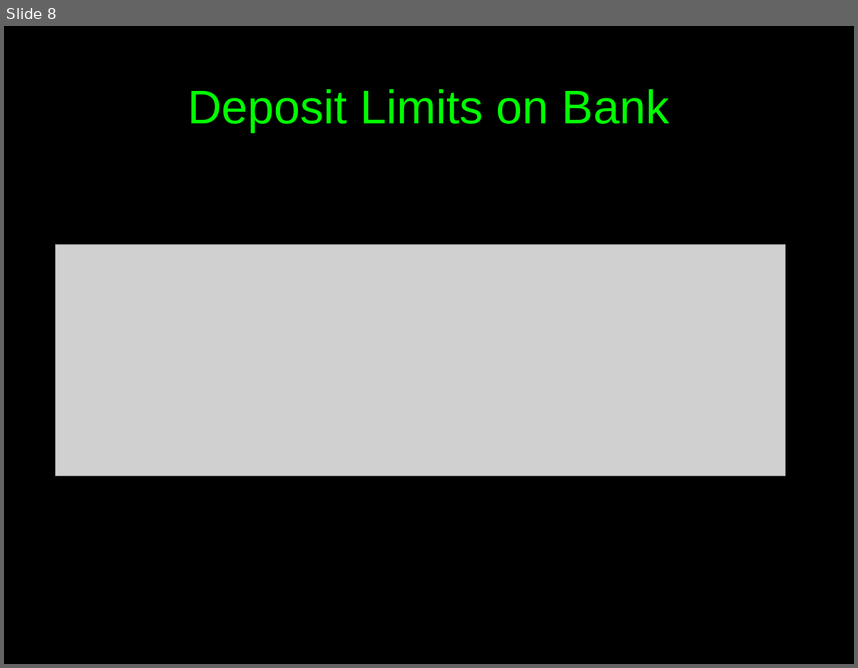
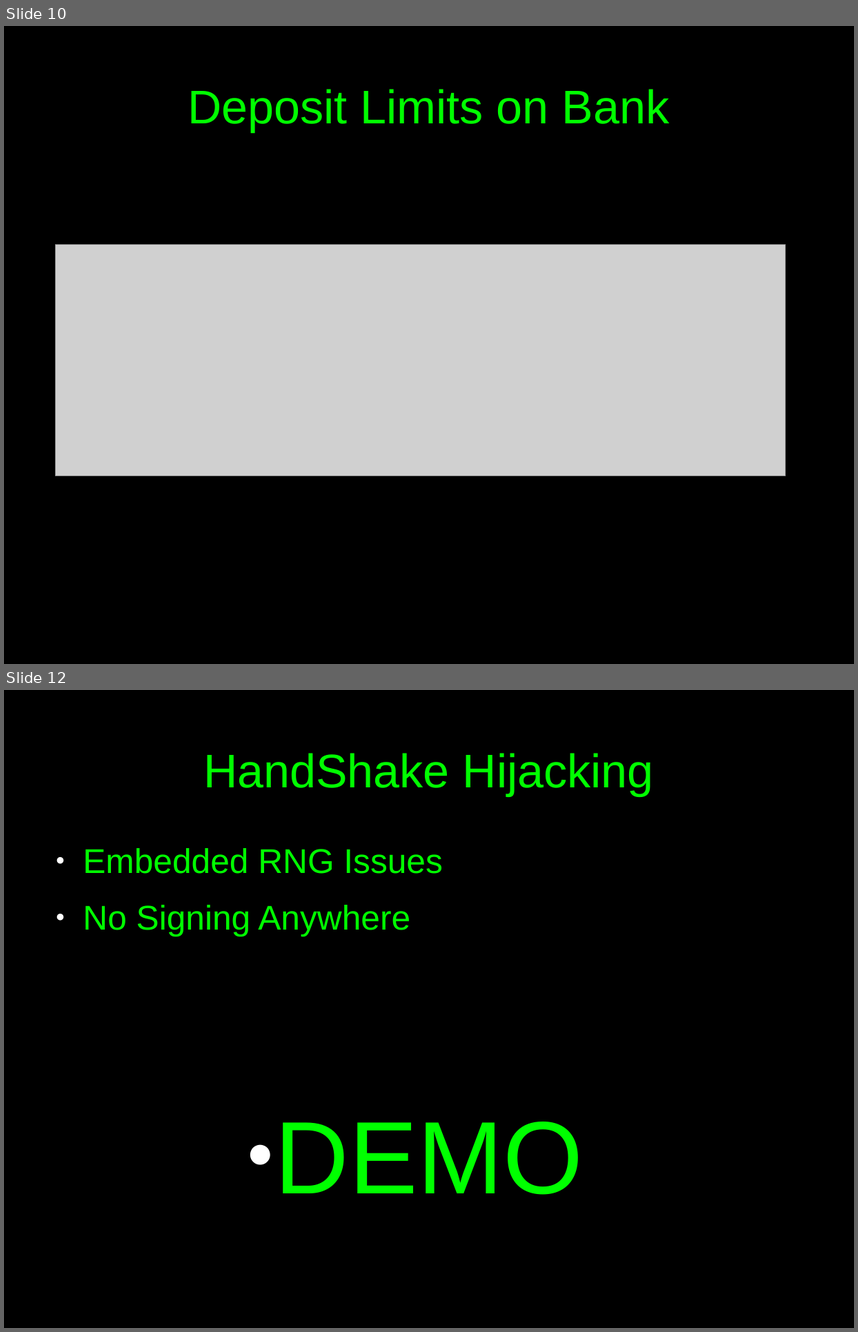
Before and after one commit to c00w/Crypto-Final-Project, a slide deck: Attack Presentation.odp. Shown one above the other, each under a label of ours: slide 8 before the commit, slides 10 and 12 after it; the slides between them are not shown. The pictures are 858x668 and 858x1332 pixels, drawn with LibreOffice and Linux fonts; fonts in the diff are those of the drawing; grey boxes stand for pictures. Boxes give left, top, right and bottom in pixels: in the first picture for what was removed or moved away, otherwise in the second. Text is boxed around its words. In the diff, an @@ line names an element or a change of style, - is before the commit and + after.

```diff
--- a/Attack Presentation.odp
+++ b/Attack Presentation.odp
@@ slide 12 added at bbox=[4, 690, 854, 1328], background #000000 @@
@@ title added at bbox=[203, 753, 654, 796], 44 pt, text #00FF00 @@
+HandShake Hijacking
@@ text added at bbox=[83, 848, 583, 1194], 32 pt, text #00FF00 @@
+● Embedded RNG Issues
+● No Signing Anywhere
+          ● DEMO
@@ what was slide 8 is now slide 10 @@
```
Also in this commit, not shown: 1 slide changed, 6 other slides added, 5 slides removed, 1 other file.
